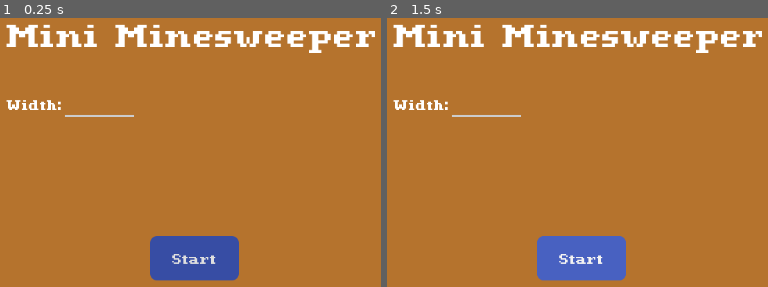
Above: before the commit, frames 1-2 (left to right).
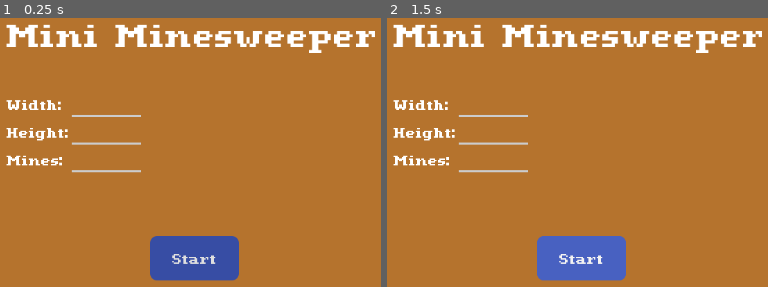
Above: after the commit, the same moments.

Repository: PgBiel/godot-mini-minesweeper
Game: Godot game, scene res://scenes/main.tscn
Two runs of this game, one before a commit and one after it. Both use one fixed random seed, a clock stepped at 60 frames per second and the inputs below. The project has no main scene, so this scene is started directly.
Inputs:
- Up to frame 1 (0.25 s): no input
- Up to frame 2 (1.5 s): click "Start" at 0.5 s; click "Start" at 1.25 s

The runs differ from the first frame. In frame 1, 1.1% of the frame differs, in the area x 1-38%, y 36-58%; in frame 2, 1.1%.

Commit message:
scenes/start_menu_hud: use grid for config, add missing lines

Diff:
--- a/godot/scenes/start_menu_hud.tscn
+++ b/godot/scenes/start_menu_hud.tscn
@@ -62,7 +62,7 @@
 theme_override_font_sizes/font_size = 72
 text = "Mini Minesweeper"
 
-[node name="ConfigContainer" type="VBoxContainer" parent="."]
+[node name="ConfigContainer" type="GridContainer" parent="."]
 anchors_preset = 8
 anchor_left = 0.5
 anchor_top = 0.5
@@ -74,17 +74,15 @@
 offset_bottom = 16.0
 grow_horizontal = 2
 grow_vertical = 2
+columns = 2
 
-[node name="WidthInputContainer" type="HBoxContainer" parent="ConfigContainer"]
-layout_mode = 2
-
-[node name="WidthLabel" type="Label" parent="ConfigContainer/WidthInputContainer"]
+[node name="WidthLabel" type="Label" parent="ConfigContainer"]
 layout_mode = 2
 theme_override_fonts/font = ExtResource("1_4hlht")
 theme_override_font_sizes/font_size = 32
 text = "Width:"
 
-[node name="WidthInput" type="LineEdit" parent="ConfigContainer/WidthInputContainer"]
+[node name="WidthInput" type="LineEdit" parent="ConfigContainer"]
 custom_minimum_size = Vector2(100, 0)
 layout_mode = 2
 theme_override_fonts/font = ExtResource("1_4hlht")
@@ -93,3 +91,35 @@
 theme_override_styles/focus = SubResource("StyleBoxFlat_cf0ca")
 alignment = 1
 max_length = 3
+
+[node name="HeightLabel" type="Label" parent="ConfigContainer"]
+layout_mode = 2
+theme_override_fonts/font = ExtResource("1_4hlht")
+theme_override_font_sizes/font_size = 32
+text = "Height:"
+
+[node name="HeightInput" type="LineEdit" parent="ConfigContainer"]
+custom_minimum_size = Vector2(100, 0)
+layout_mode = 2
+theme_override_fonts/font = ExtResource("1_4hlht")
+theme_override_font_sizes/font_size = 32
+theme_override_styles/normal = SubResource("StyleBoxFlat_jg1i8")
+theme_override_styles/focus = SubResource("StyleBoxFlat_cf0ca")
+alignment = 1
+max_length = 3
+
+[node name="MinesLabel" type="Label" parent="ConfigContainer"]
+layout_mode = 2
+theme_override_fonts/font = ExtResource("1_4hlht")
+theme_override_font_sizes/font_size = 32
+text = "Mines:"
+
+[node name="MinesInput" type="LineEdit" parent="ConfigContainer"]
+custom_minimum_size = Vector2(100, 0)
+layout_mode = 2
+theme_override_fonts/font = ExtResource("1_4hlht")
+theme_override_font_sizes/font_size = 32
+theme_override_styles/normal = SubResource("StyleBoxFlat_jg1i8")
+theme_override_styles/focus = SubResource("StyleBoxFlat_cf0ca")
+alignment = 1
+max_length = 3
